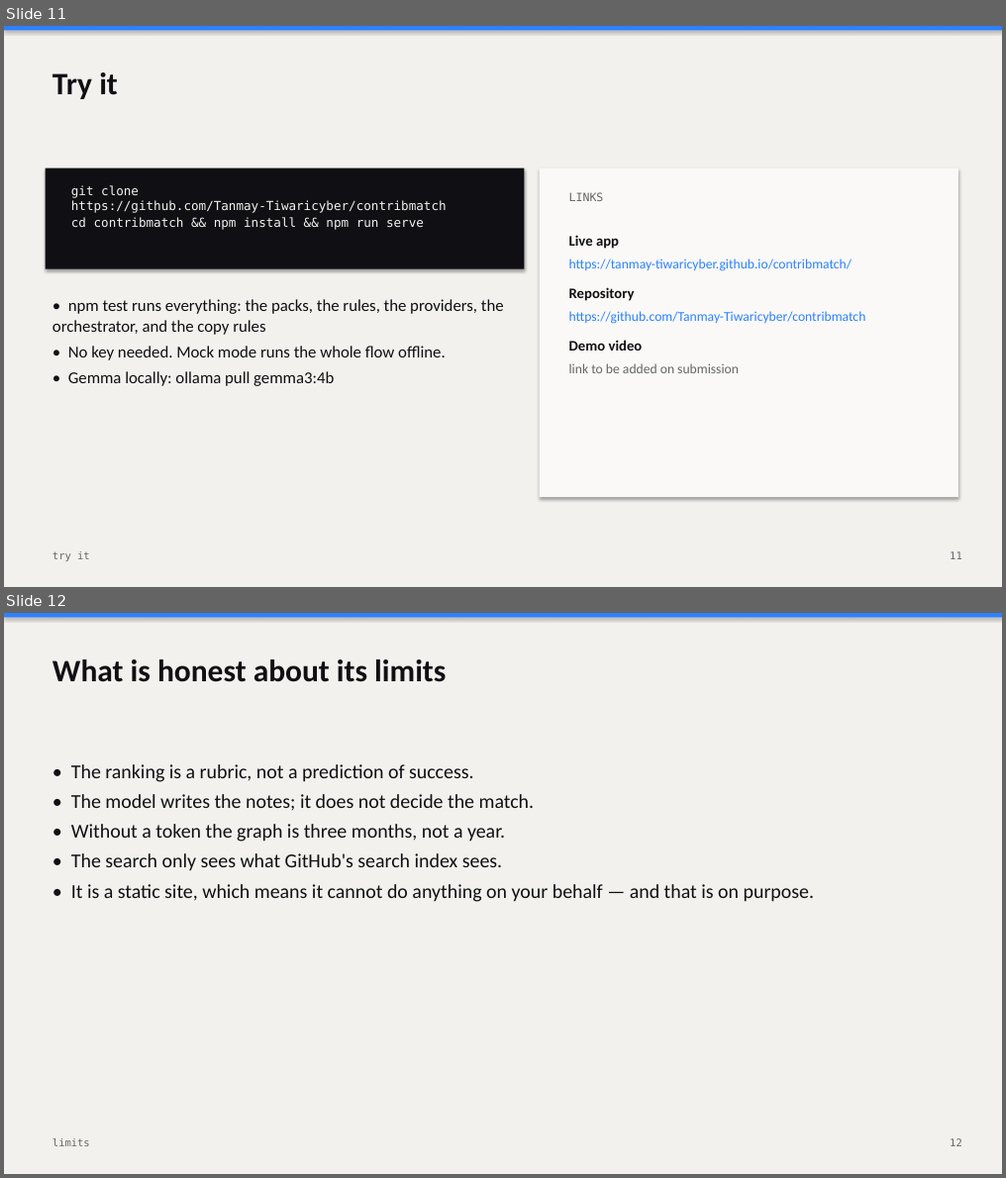
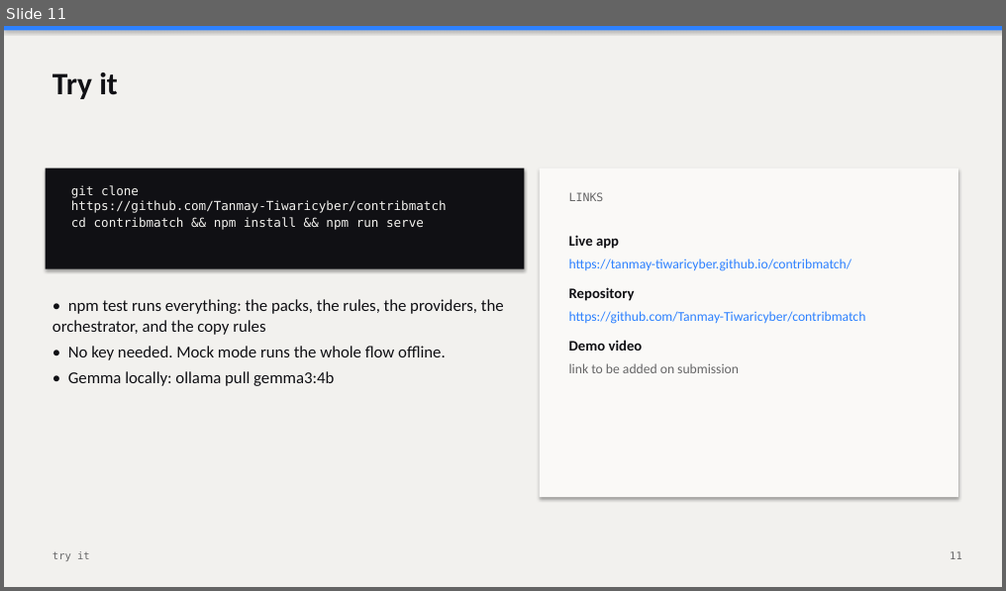
Before and after one commit to Tanmay-Tiwaricyber/contribmatch, a slide deck: docs/ContribMatch-Pitch-Deck.pptx. Shown one above the other, each under a label of ours: slides 11 and 12 before the commit, slide 11 after it. The pictures are 1006x1178 and 1006x591 pixels, drawn with LibreOffice and Linux fonts; fonts in the diff are those of the drawing. Boxes give left, top, right and bottom in pixels: in the first picture for what was removed or moved away, otherwise in the second. Text is boxed around its words. In the diff, an @@ line names an element or a change of style, - is before the commit and + after.

Commit message:
Deck slide 12: frame the five facts as deliberate design decisions, not limitations

```diff
--- a/docs/ContribMatch-Pitch-Deck.pptx
+++ b/docs/ContribMatch-Pitch-Deck.pptx
@@ slide 12 removed at bbox=[4, 613, 1002, 1174], background #F2F1EE @@
@@ rectangle removed at bbox=[4, 613, 1002, 618] @@
@@ text removed at bbox=[53, 660, 446, 682] @@
-What is honest about its limits
@@ text removed at bbox=[71, 764, 814, 902] @@
-• The ranking is a rubric, not a prediction of success.
-• The model writes the notes; it does not decide the match.
-• Without a token the graph is three months, not a year.
-• The search only sees what GitHub's search index sees.
-• It is a static site, which means it cannot do anything on your behalf — and that is on purpose.
@@ text removed at bbox=[53, 1139, 90, 1147] @@
-limits
@@ text removed at bbox=[949, 1139, 962, 1147] @@
-12
```
Also in this commit, not shown: 1 slide added, 2 other files.
